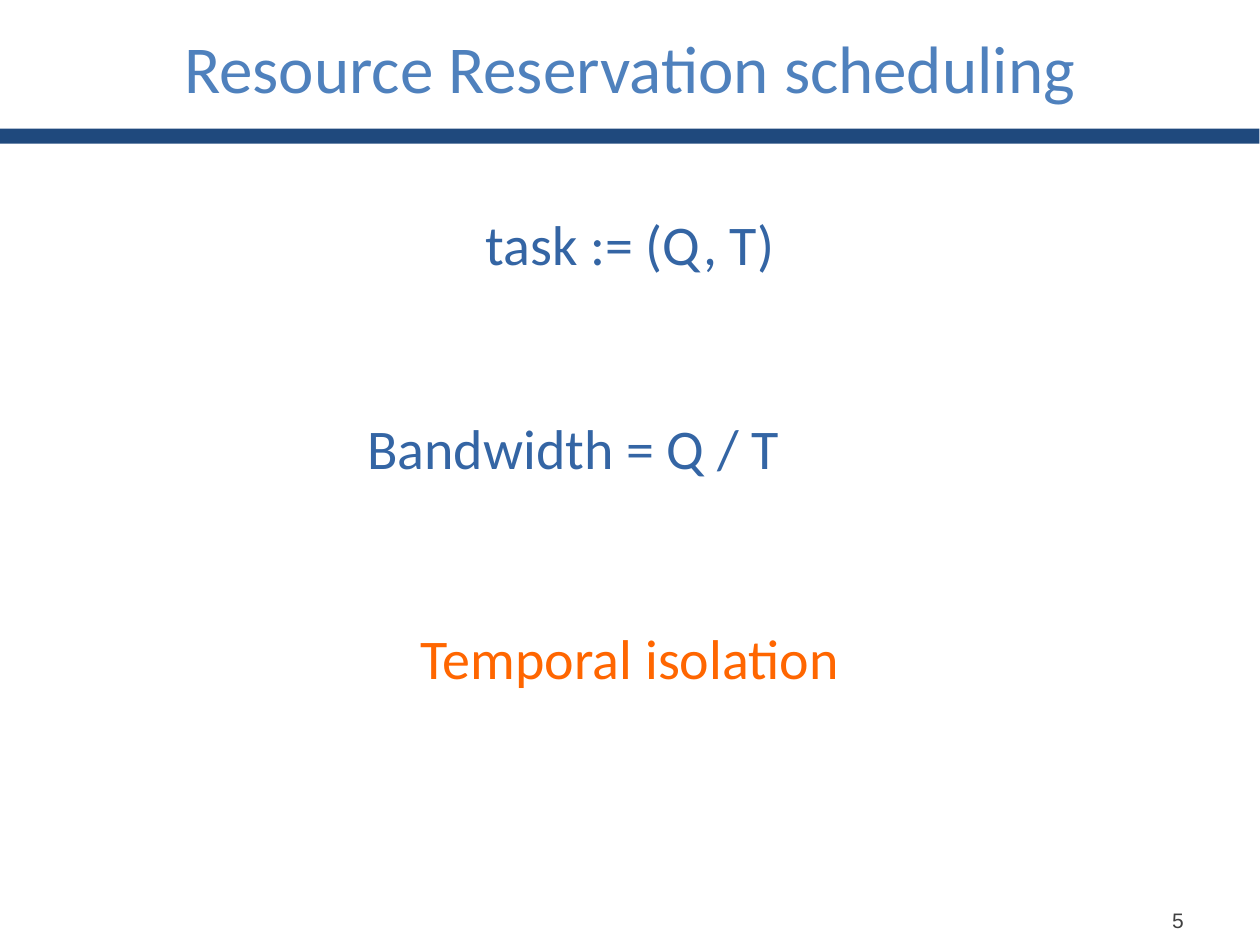
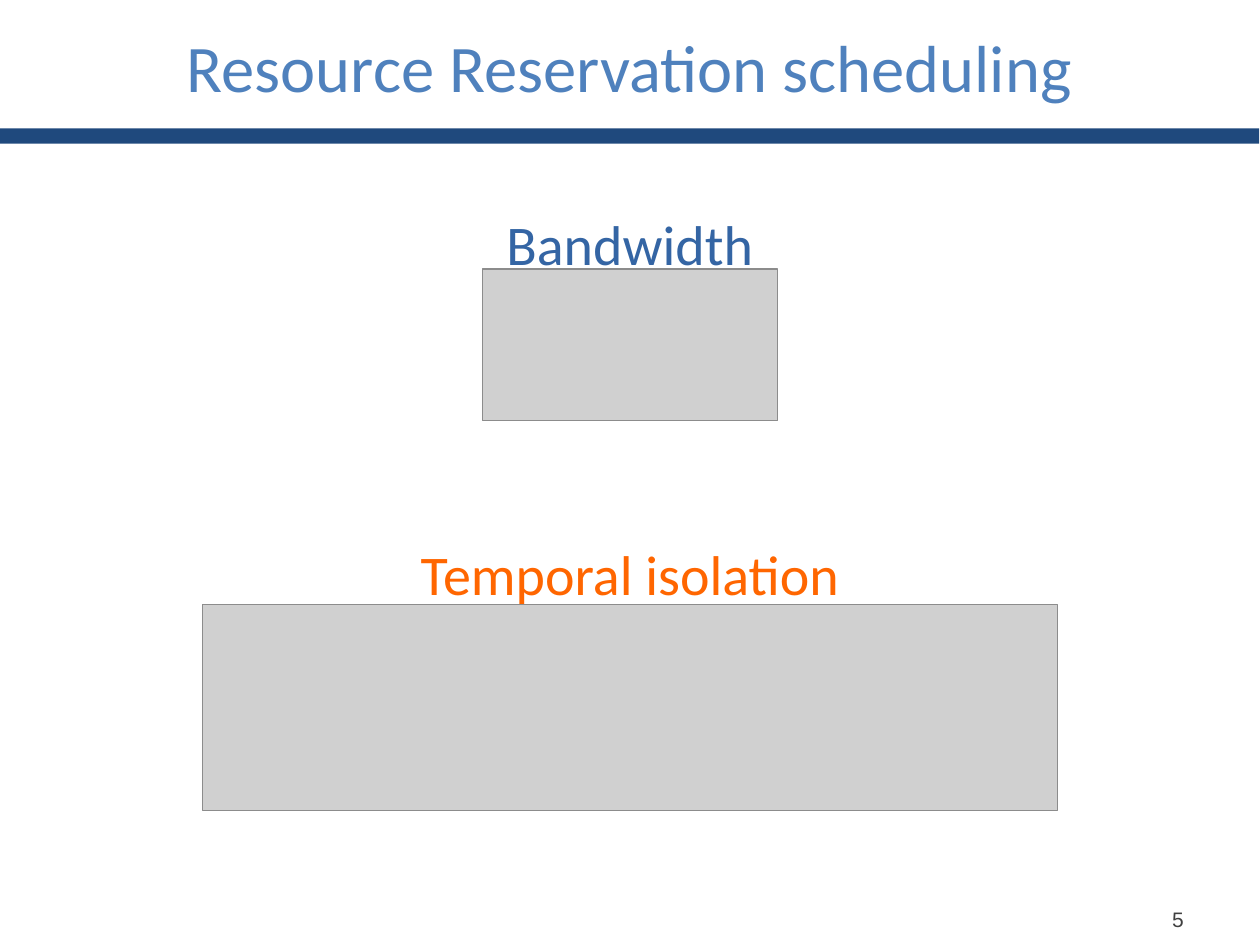
Before and after one commit to GianlucaBortoli/bachelorThesis, a slide deck: slide 6 of slides/slides.pptx. Drawn at 1260x945 pixels with LibreOffice and Linux fonts; fonts in the diff are those of the drawing; grey boxes stand for pictures. Boxes give left, top, right and bottom in pixels: in the first picture for what was removed or moved away, otherwise in the second. Text is boxed around its words. In the diff, an @@ line names an element or a change of style, - is before the commit and + after.

```diff
--- a/slides/slides.pptx
+++ b/slides/slides.pptx
@@ text "Resource Reservation scheduling" at <box>187,46,1072,104</box>: size 38.3 to 38 pt @@
@@ text at <box>506,226,752,278</box>: text changed @@
-task := (Q, T)
+Bandwidth
@@ picture added at <box>483,270,779,421</box> @@
@@ text removed at <box>367,430,778,477</box> @@
-Bandwidth = Q / T
@@ text "Temporal isolation" rewrapped from <box>421,640,838,688</box> to <box>421,556,838,608</box> @@
@@ picture added at <box>203,605,1057,811</box> @@
```
Also in this commit, not shown: 6 other slides changed, 8 other files.
